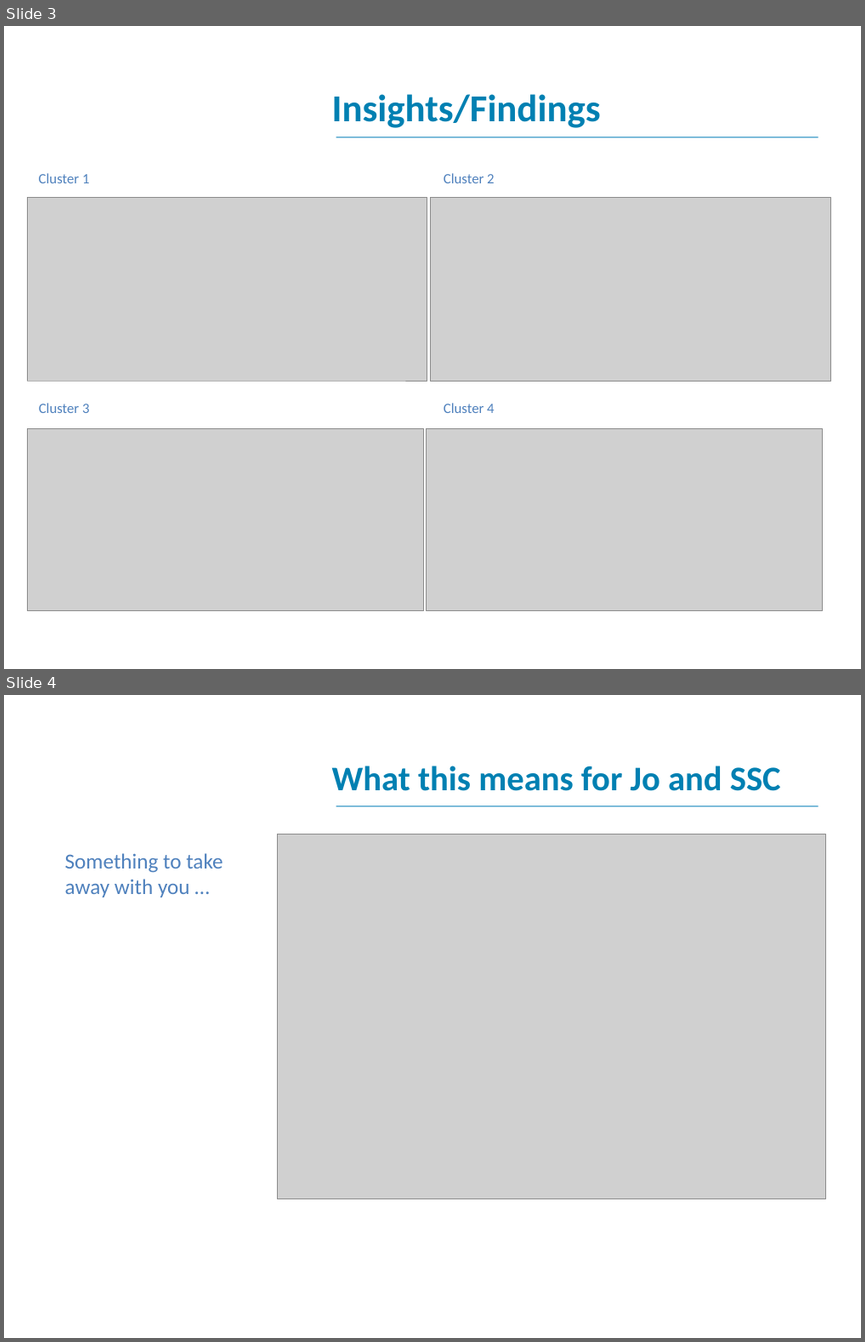
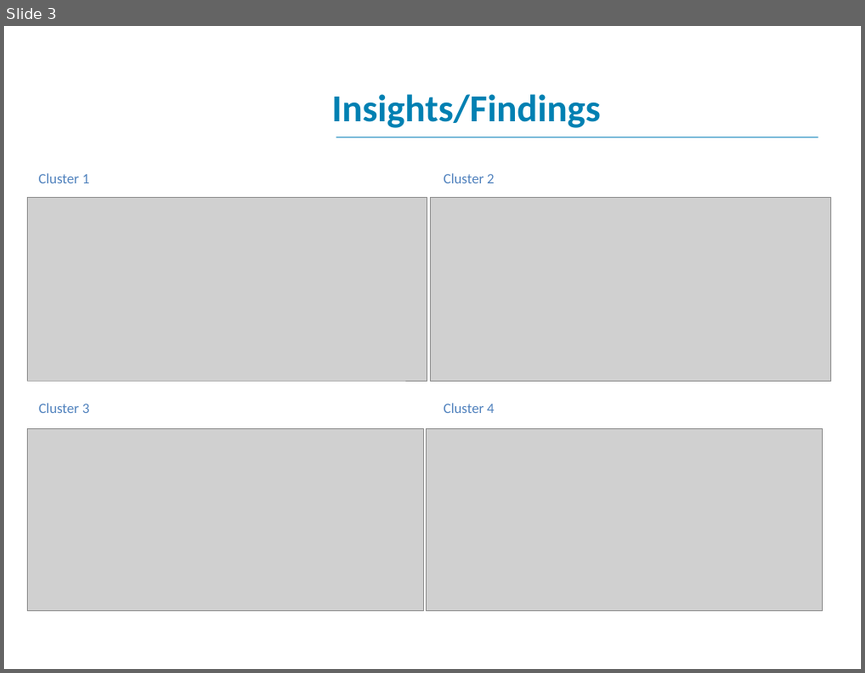
Before and after one commit to DataKind-UK/Shooting-Star-Chase-code, a slide deck: projects/pete-r-project/Clustering-Slides.ppt. Shown one above the other, each under a label of ours: slides 3 and 4 before the commit, slide 3 after it. The pictures are 865x1342 and 865x673 pixels, drawn with LibreOffice and Linux fonts; fonts in the diff are those of the drawing; grey boxes stand for pictures; background and template pictures are left out. Boxes give left, top, right and bottom in pixels: in the first picture for what was removed or moved away, otherwise in the second. Text is boxed around its words. In the diff, an @@ line names an element or a change of style, - is before the commit and + after.

Commit message:
Better

```diff
--- a/projects/pete-r-project/Clustering-Slides.ppt
+++ b/projects/pete-r-project/Clustering-Slides.ppt
@@ slide 4 removed at (x1=4, y1=695, x2=861, y2=1338), background #FFFFFF; not listed: 1 template element that a slide beside it also shows @@
@@ title removed at (x1=332, y1=766, x2=781, y2=791) @@
-What this means for Jo and SSC
@@ picture removed at (x1=278, y1=834, x2=826, y2=1198) @@
@@ text removed at (x1=65, y1=853, x2=222, y2=897) @@
-Something to take away with you …
```
Also in this commit, not shown: 1 slide added.
